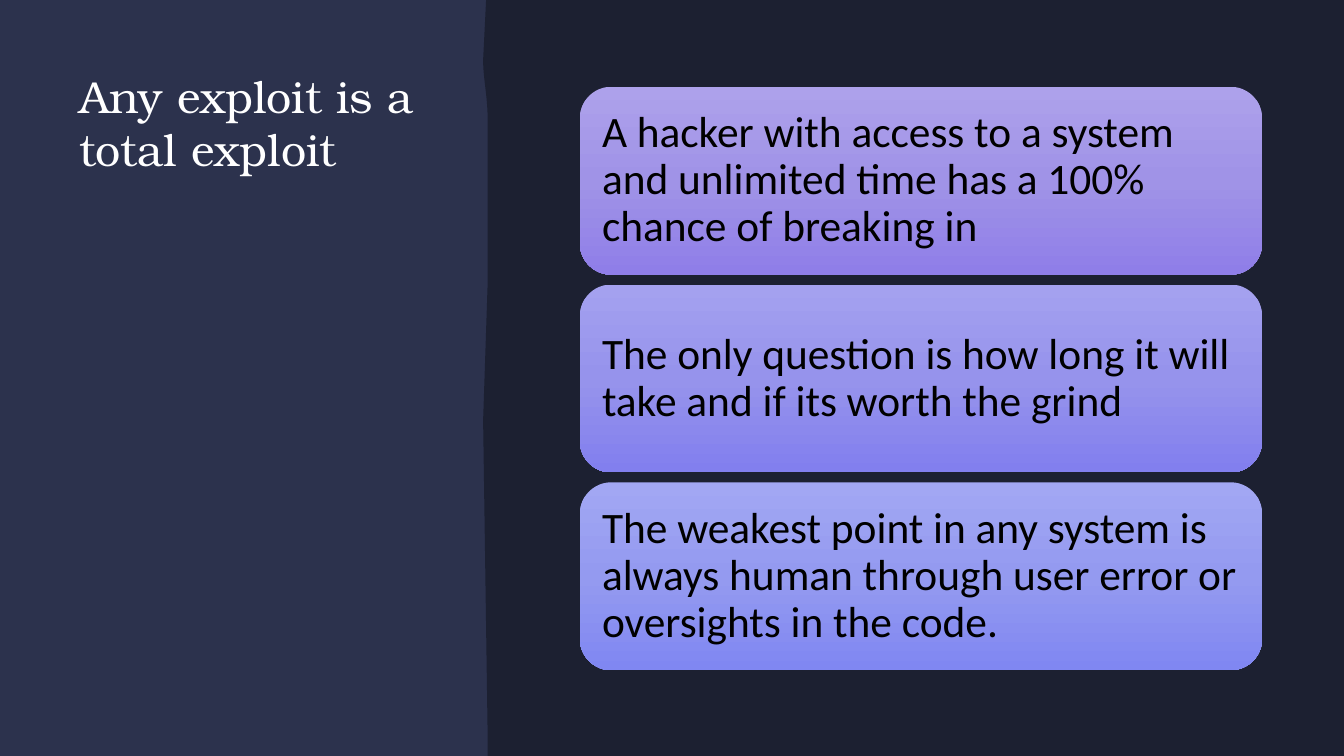
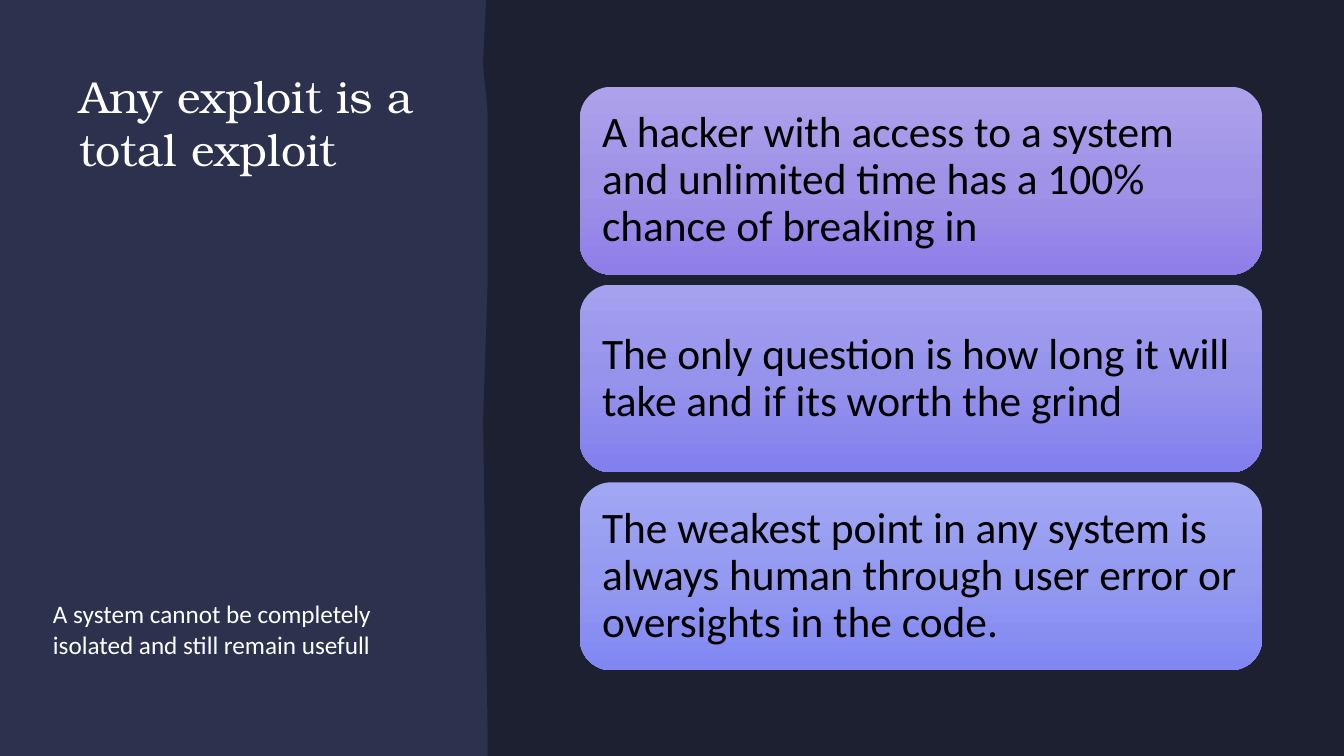
Before and after one commit to Arctic-64/codeclan_homework_JackTiberiusPatton, a slide deck: slide 2 of week_03/day_4/slides_data_presentation.pptx. Drawn at 1344x756 pixels with LibreOffice and Linux fonts; fonts in the diff are those of the drawing. Boxes give left, top, right and bottom in pixels: in the first picture for what was removed or moved away, otherwise in the second. Text is boxed around its words. In the diff, an @@ line names an element or a change of style, - is before the commit and + after.

```diff
--- a/week_03/day_4/slides_data_presentation.pptx
+++ b/week_03/day_4/slides_data_presentation.pptx
@@ text added at (x1=53, y1=605, x2=371, y2=654), 18 pt, text #FFFFFF @@
+A system cannot be completely isolated and still remain usefull
```
Also in this commit, not shown: 5 other slides changed.
